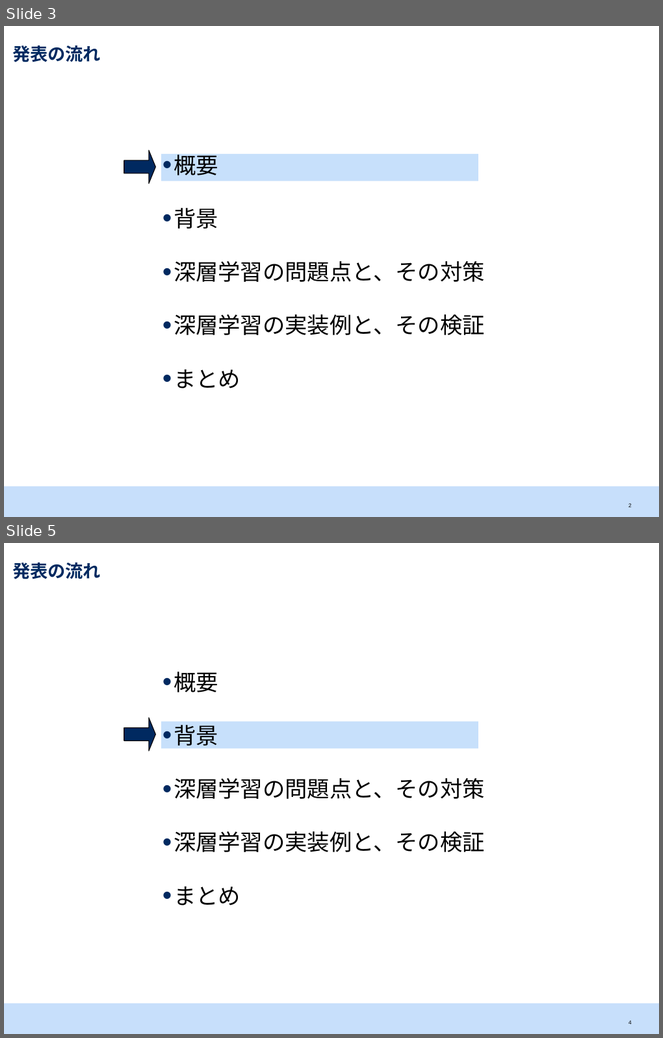
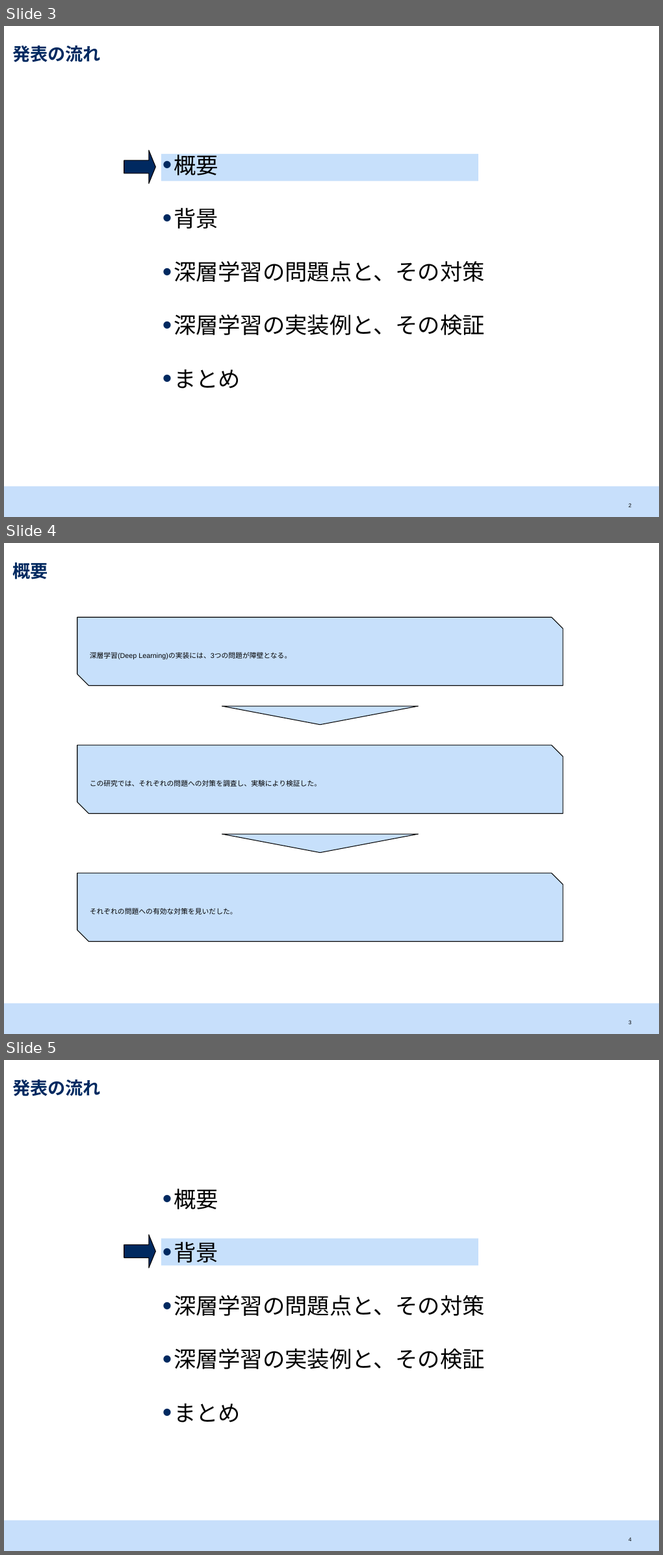
Before and after one commit to srtk/sotsuron, a slide deck: doc/sotsuron_defense/bd.pptx. Shown one above the other, each under a label of ours: slides 3 and 5 before the commit, slides 3, 4 and 5 after it; the slides between them are not shown. The pictures are 663x1038 and 663x1555 pixels, drawn with LibreOffice and Linux fonts; fonts in the diff are those of the drawing. Boxes give left, top, right and bottom in pixels: in the first picture for what was removed or moved away, otherwise in the second. Text is boxed around its words. In the diff, an @@ line names an element or a change of style, - is before the commit and + after.

```diff
--- a/doc/sotsuron_defense/bd.pptx
+++ b/doc/sotsuron_defense/bd.pptx
@@ slide 4 added at (4,543,659,1034), background #FFFFFF; not listed: 1 template element that a slide beside it also shows @@
@@ title added at (12,563,48,579), 19 pt, text #002960, bold @@
+概要
@@ snip diag rect added at (77,617,564,685), fill #C7E0FB, outline #000000 0.75 pt, 13 pt, text #000000 @@
+深層学習(Deep Learning)の実装には、3つの問題が障壁となる。
@@ flow chart merge added at (222,706,419,725), fill #C7E0FB, outline #000000 0.75 pt @@
@@ snip diag rect added at (77,746,564,814), fill #C7E0FB, outline #000000 0.75 pt, 13 pt, text #000000 @@
+この研究では、それぞれの問題への対策を調査し、実験により検証した。
@@ flow chart merge added at (222,834,419,853), fill #C7E0FB, outline #000000 0.75 pt @@
@@ snip diag rect added at (77,873,564,941), fill #C7E0FB, outline #000000 0.75 pt, 13 pt, text #000000 @@
+それぞれの問題への有効な対策を見いだした。
@@ page number added at (629,1021,632,1025), 10 pt, text #000000 @@
+3
```
Also in this commit, not shown: 5 slides changed, 12 other slides added, 6 other files.
